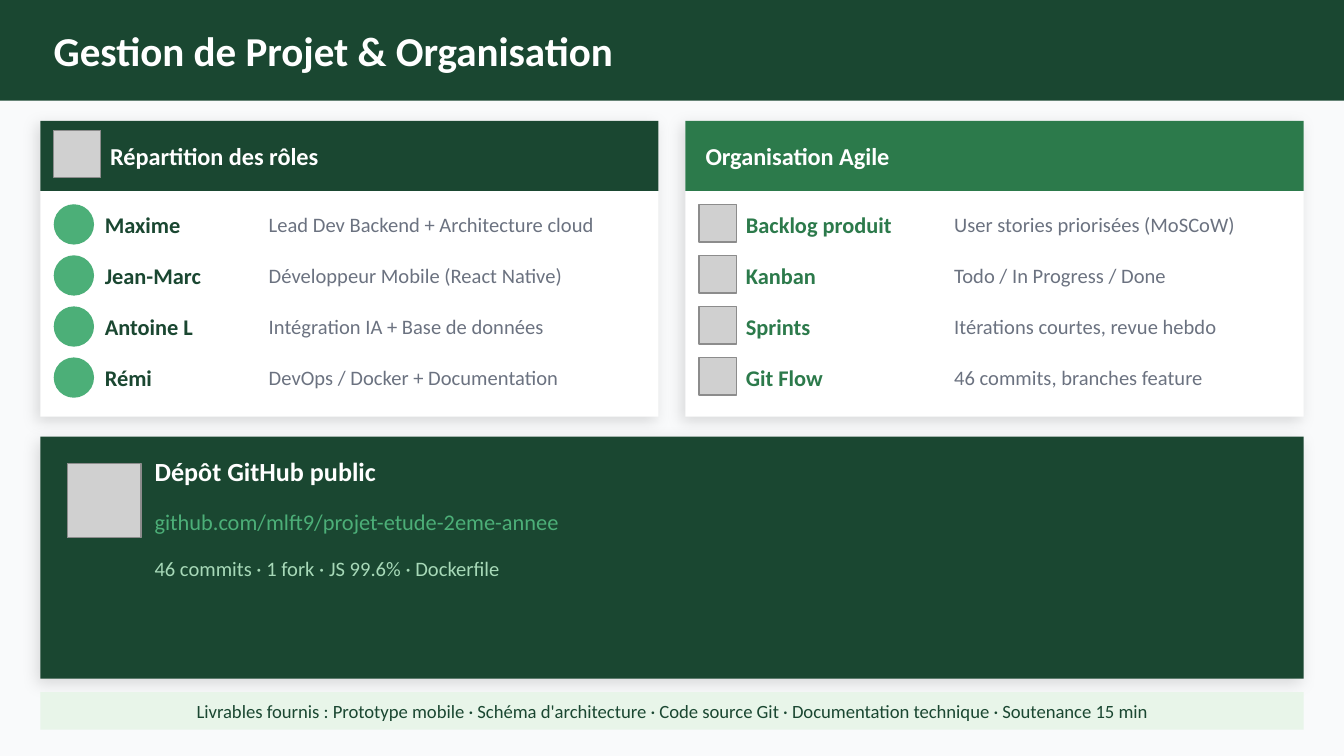
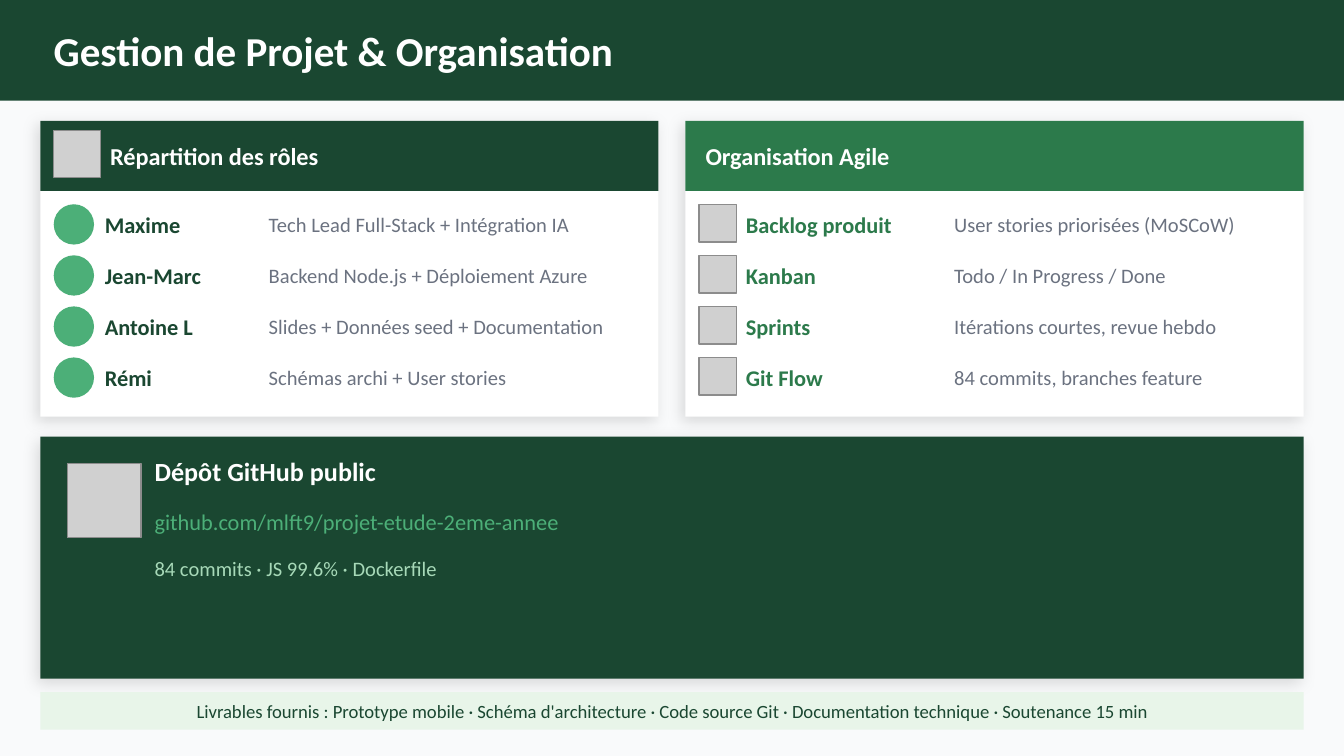
Before and after one commit to mlft9/projet-etude-2eme-annee, a slide deck: slide 8 of sujet/Parcell-IA-Presentation.pptx. Drawn at 1344x756 pixels with LibreOffice and Linux fonts; fonts in the diff are those of the drawing; grey boxes stand for pictures. Boxes give left, top, right and bottom in pixels: in the first picture for what was removed or moved away, otherwise in the second. Text is boxed around its words. In the diff, an @@ line names an element or a change of style, - is before the commit and + after.

Commit message:
edit powerpoint

```diff
--- a/sujet/Parcell-IA-Presentation.pptx
+++ b/sujet/Parcell-IA-Presentation.pptx
@@ text at (269, 218, 569, 236): text changed @@
-Lead Dev Backend + Architecture cloud
+Tech Lead Full-Stack + Intégration IA
@@ text at (269, 269, 588, 287): text changed @@
-Développeur Mobile (React Native)
+Backend Node.js + Déploiement Azure
@@ text at (269, 320, 603, 334): text changed @@
-Intégration IA + Base de données
+Slides + Données seed + Documentation
@@ text at (269, 371, 507, 385): text changed @@
-DevOps / Docker + Documentation
+Schémas archi + User stories
@@ text at (954, 371, 1202, 388): text changed @@
-46 commits, branches feature
+84 commits, branches feature
@@ text at (155, 562, 437, 576): text changed @@
-46 commits · 1 fork · JS 99.6% · Dockerfile
+84 commits · JS 99.6% · Dockerfile
```
Also in this commit, not shown: 6 other slides changed, 1 other file.
